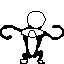
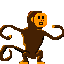
Layer changes from the first 64x64 image to the second:
added layer "Paint Layer 4" above "Paint Layer 3" over [0, 11, 64, 64]
added layer "Paint Layer 3" above "Paint Layer 2" over [0, 11, 64, 64]
added layer "Paint Layer 2" above "Paint Layer 1" over [0, 11, 64, 64]
hid "Paint Layer 1", painted on it over [0, 11, 64, 64]
